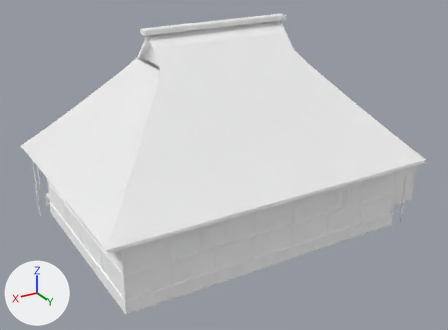
The glTF model public/assets/models/architecture/minka-totan_3.glb as it was, and as the next commit left it.
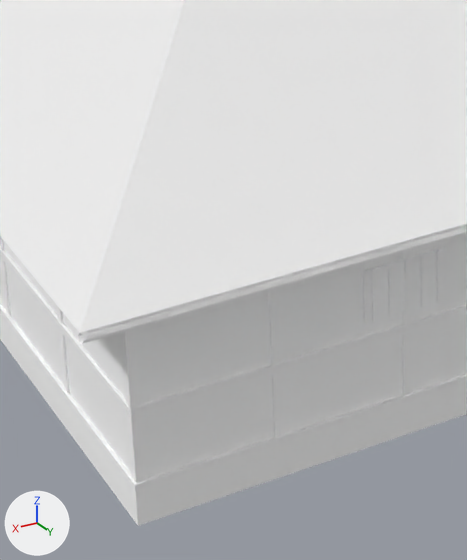
Each version is shown whole from a 50 mm camera at (13.3, 22.71, 14.07) aimed at (-0.5, -0.29, 2.57), then close up on the part from 18% to 53% of the width and 42% to 99% of the height. Lighting does not change. The marker at lower left points along +X, +Y and +Z. The last two pictures show the newer version. Where no turn or scale is listed for an object, it has been applied to the vertices. Vertices at exactly the same position are counted once.

In view in the first close-up: 'minka-totan_3'.
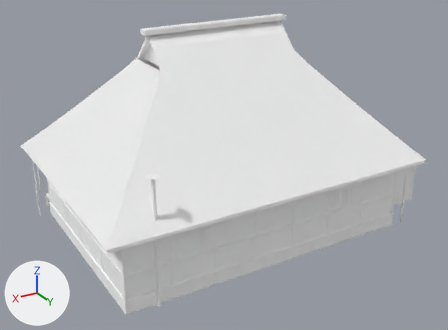
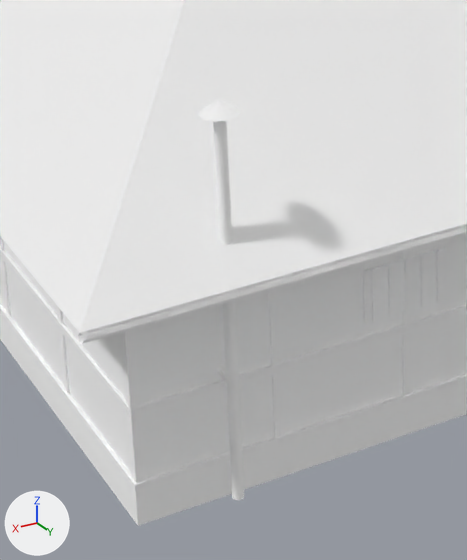
Diff of the bpy script that builds the scene:
```diff
--- a/public/assets/models/architecture/minka-totan_3.glb.py
+++ b/public/assets/models/architecture/minka-totan_3.glb.py
@@ mat_metal_dark @@
+mat_metal_dark = principled_material('metal_dark')
+mat_metal_dark.base_color = (1.0, 1.0, 1.0)  # white #ffffff
+mat_metal_dark.metallic = 1.0
+mat_metal_dark.roughness = 1.0
@@ me_minka_totan_3 @@
 # used by ob_minka_totan_3; location = (-0.85, -1.13, 4.66)
-me_minka_totan_3.from_pydata(...)  # 2310 vertices, 4146 faces; spans x -8.4..8.4, y -6.7..6.7, z -4.7..4.7
+me_minka_totan_3.from_pydata(...)  # 2370 vertices, 4250 faces; spans x -8.4..8.4, y -6.7..6.7, z -4.7..4.7
+# me_minka_totan_3 part 1: a new loose piece, a 10-sided cylinder along z spanning x 6.28..6.42, y 6.1..6.26, z -4.46..0.74, in mat_metal_grey (white #ffffff)
+# me_minka_totan_3 part 2: a new loose piece, a 10-sided cut cone along z (radius 0.24 at the low end, 0.02 at the high end) spanning x 6.12..6.58, y 5.94..6.42, z 0.76..0.92, in mat_metal_grey (white #ffffff)
+# other edits to the shape of me_minka_totan_3 do not show in these pictures
 me_minka_totan_3.materials.append(mat_stone_granite)
@@ me_minka_totan_3 @@
 me_minka_totan_3.materials.append(mat_bamboo_green)
+me_minka_totan_3.materials.append(mat_metal_dark)  # white #ffffff
```

Where the change shows, as pixel boxes (x1, y1, x2, y2) in the close-ups (467 x 560 px):
part 1 of me_minka_totan_3, added
    after: (213, 121, 244, 500)
part 2 of me_minka_totan_3, added
    after: (198, 99, 240, 122)
